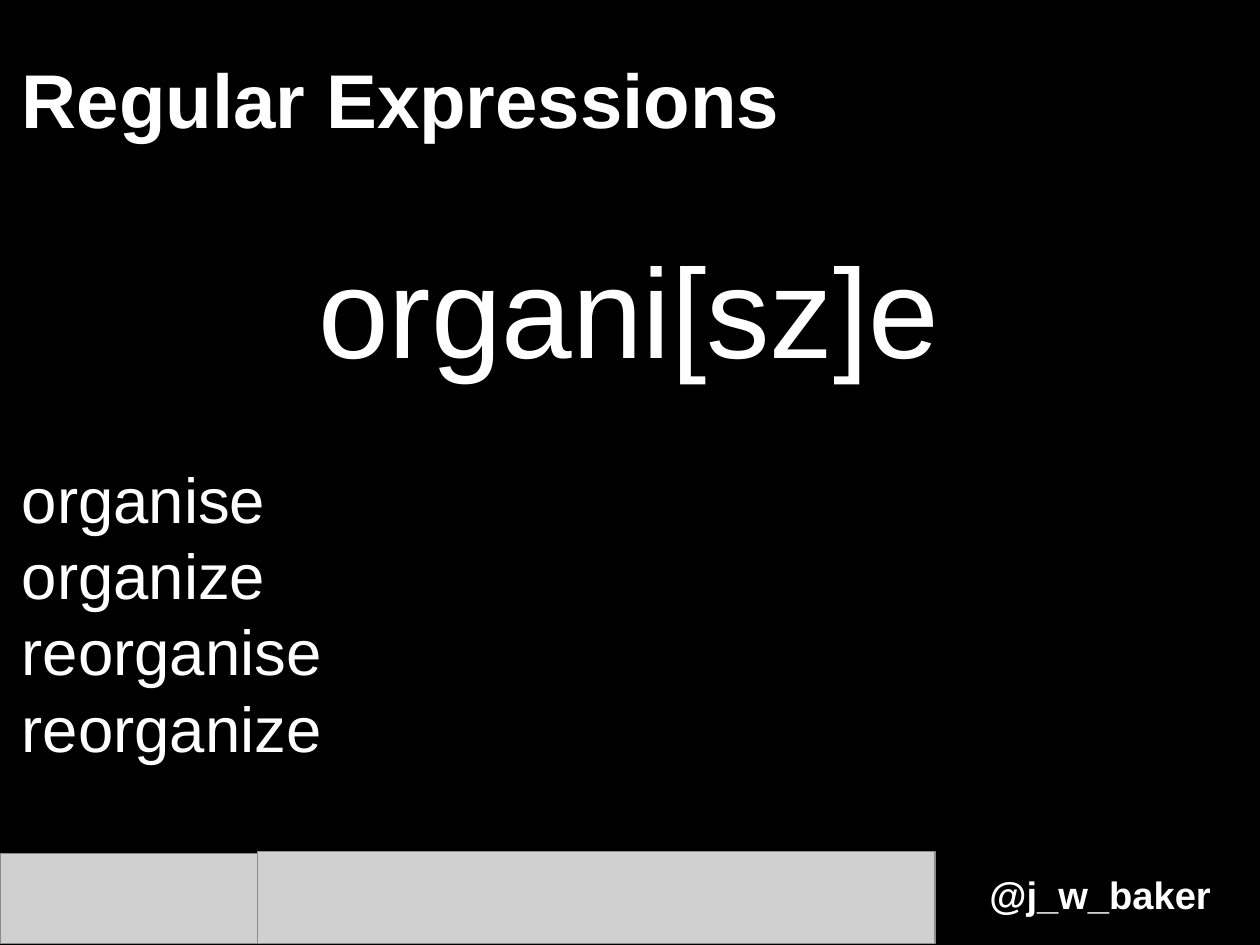
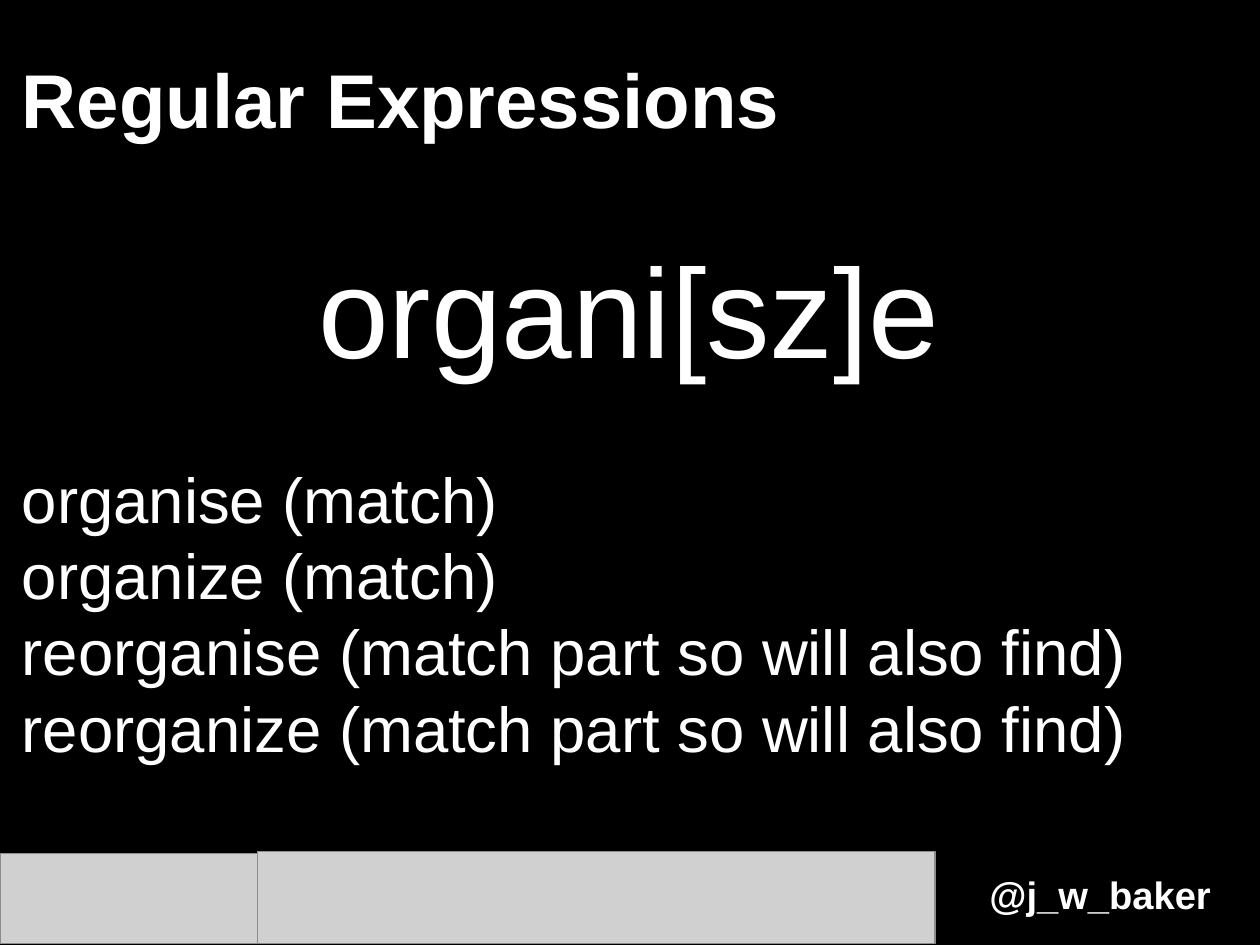
Before and after one commit to LibraryCarpentry/week-one-library-carpentry-DEPRECATED, a slide deck: slide 15 of lesson-materials/2015-09-25_LibCarp-lesson-one-deck.odp. Drawn at 1260x945 pixels with LibreOffice and Linux fonts; fonts in the diff are those of the drawing; grey boxes stand for pictures. Boxes give left, top, right and bottom in pixels: in the first picture for what was removed or moved away, otherwise in the second. Text is boxed around its words. In the diff, an @@ line names an element or a change of style, - is before the commit and + after.

```diff
--- a/lesson-materials/2015-09-25_LibCarp-lesson-one-deck.odp
+++ b/lesson-materials/2015-09-25_LibCarp-lesson-one-deck.odp
@@ text at (x1=22, y1=477, x2=1125, y2=764): text changed @@
-organise
-organize
-reorganise
-reorganize
+organise (match)
+organize (match)
+reorganise (match part so will also find)
+reorganize (match part so will also find)
```
Also in this commit, not shown: 6 other slides changed, 6 other files.
